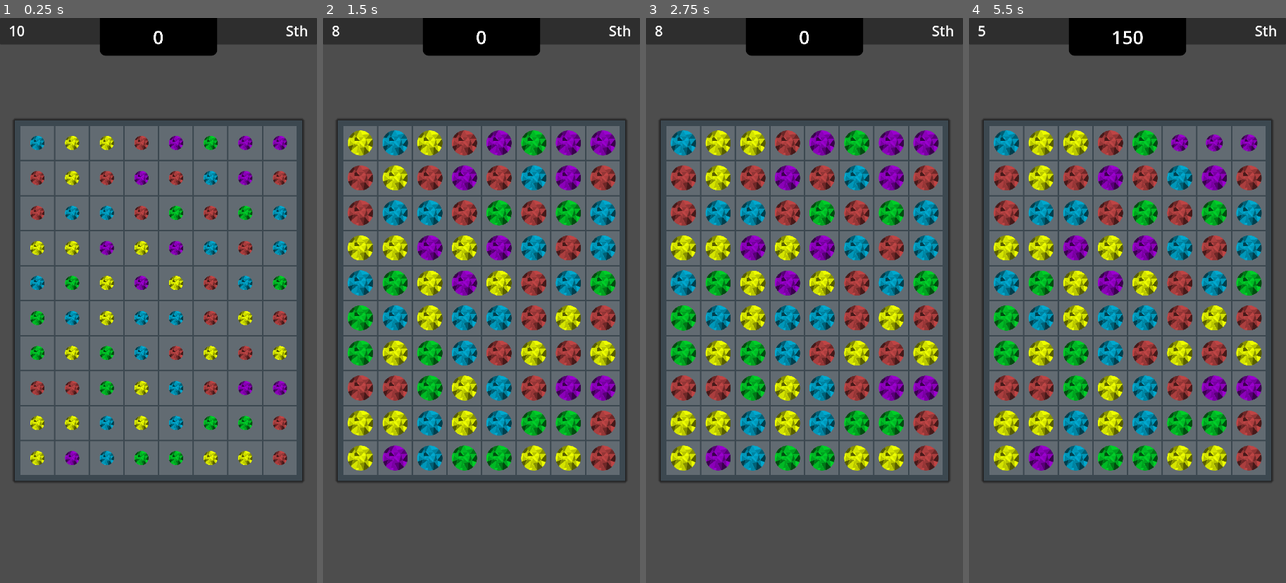
Above: before the commit, frames 1-4 (left to right).
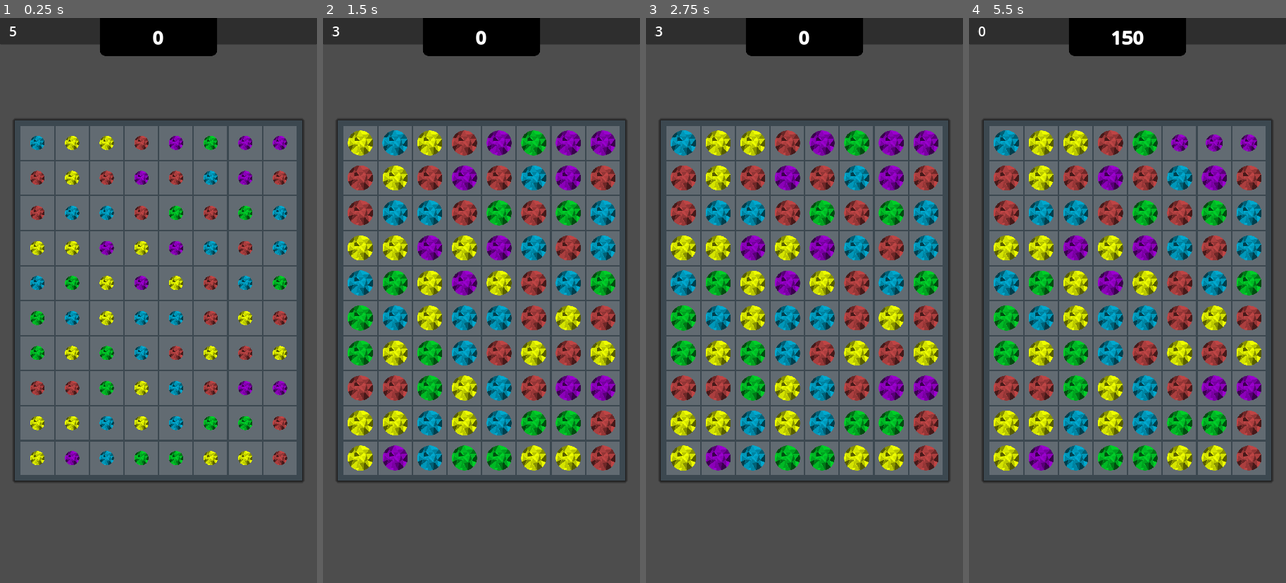
Above: after the commit, the same moments.

Repository: kuma-gee/holo-crush
Game: Godot game, scene res://src/game.tscn
The game is run twice, just before and just after one commit, with the same random seed, the same clock (stepped at 60 frames per second) and the same inputs. The engine's default icon, where the game draws it, is replaced by a stand-in: a white triangle on a blue panel in a dark square.
Inputs (mouse positions are in pixels of both pictures, inside the frame that each line leads up to):
- Up to frame 1 (0.25 s): no input
- Up to frame 2 (1.5 s): tap Enter at 0.5 s; drag from (361, 142) to (513, 176) at 0.52 s; drag from (395, 142) to (465, 413) at 1.27 s
- Up to frame 3 (2.75 s): move the mouse to (753, 142) at 2.02 s; tap Alt at 2.1 s; click (753, 142) at 2.17 s
- Up to frame 4 (5.5 s): tap Space at 2.75 s; drag from (1111, 142) to (1032, 215) at 2.77 s; drag from (1146, 142) to (1143, 300) at 3.52 s; drag from (1178, 142) to (1079, 159) at 4.27 s; move the mouse to (1213, 142) at 5.02 s; tap Alt at 5.1 s; click (1213, 142) at 5.17 s

The runs differ from the first frame. In frame 1, 1.3% of the frame differs, in the area x 3-97%, y 1-81%; in frame 2, 1.7%; in frame 3, 1.7%; in frame 4, 1.8%, in the area x 2-97%, y 1-81%.

Commit message:
add gameover screen

Diff:
--- a/godot/project.godot
+++ b/godot/project.godot
@@ -30,7 +30,7 @@
 
 window/size/viewport_width=1080
 window/size/viewport_height=1920
-window/stretch/mode="viewport"
+window/stretch/mode="canvas_items"
 window/handheld/orientation=1
 
 [editor_plugins]
--- a/godot/src/game.gd
+++ b/godot/src/game.gd
@@ -3,12 +3,15 @@
 @export var input_blocker: Control
 
 @export var turns_label: Label
-@export var turns := 10
+@export var turns := 5
 
+@export var gameover: Control
+@export var end_score: Label
 @export var score_label: Label
 var score = 0
 
 func _ready():
+	gameover.hide()
 	input_blocker.hide()
 	turns_label.text = str(turns)
 	score_label.text = str(score)
@@ -21,15 +24,21 @@
 func _on_grid_processing_finished():
 	if turns > 0:
 		input_blocker.hide()
+	else:
+		_on_gameover()
 
+func _on_gameover():
+	end_score.text = tr("Score") + ": " + str(score)
+	gameover.show()
 
 func _on_grid_swapped():
 	turns -= 1
 	turns_label.text = str(turns)
-	if turns <= 0:
-		pass
-
 
 func _on_grid_scored(value):
 	score += value
 	score_label.text = str(score)
+
+
+func _on_restart_pressed():
+	get_tree().reload_current_scene()
--- a/godot/src/game.tscn
+++ b/godot/src/game.tscn
@@ -4,6 +4,7 @@
 [ext_resource type="Script" path="res://src/game.gd" id="1_vav6y"]
 [ext_resource type="PackedScene" uid="uid://diptf1fbeqwco" path="res://src/grid/slot.tscn" id="2_4abeq"]
 [ext_resource type="Script" path="res://src/grid/grid_ui.gd" id="2_gsofw"]
+[ext_resource type="LabelSettings" uid="uid://vvr077uf4r3l" path="res://src/menu/title_label.tres" id="3_iqyq2"]
 [ext_resource type="Script" path="res://src/grid/match_grid.gd" id="4_egjxx"]
 
 [sub_resource type="StyleBoxFlat" id="StyleBoxFlat_3lwum"]
@@ -11,14 +12,11 @@
 corner_radius_bottom_right = 20
 corner_radius_bottom_left = 20
 
-[sub_resource type="LabelSettings" id="LabelSettings_yxqsm"]
-font_size = 64
-
 [sub_resource type="StyleBoxFlat" id="StyleBoxFlat_ymwg1"]
 bg_color = Color(0.266667, 0.32549, 0.368627, 0.784314)
 shadow_size = 10
 
-[node name="Game" type="Control" node_paths=PackedStringArray("input_blocker", "turns_label", "score_label")]
+[node name="Game" type="Control" node_paths=PackedStringArray("input_blocker", "turns_label", "gameover", "end_score", "score_label")]
 layout_mode = 3
 anchors_preset = 15
 anchor_right = 1.0
@@ -29,6 +27,8 @@
 script = ExtResource("1_vav6y")
 input_blocker = NodePath("CenterContainer/AspectRatioContainer/MarginContainer/MarginContainer2/InputBlocker")
 turns_label = NodePath("PanelContainer/MarginContainer/HBoxContainer/Label2")
+gameover = NodePath("GameOver")
+end_score = NodePath("GameOver/PanelContainer/MarginContainer/VBoxContainer/EndScore")
 score_label = NodePath("MarginContainer/PanelContainer/MarginContainer/Label")
 
 [node name="PanelContainer" type="PanelContainer" parent="."]
@@ -61,7 +61,6 @@
 [node name="Label3" type="Label" parent="PanelContainer/MarginContainer/HBoxContainer"]
 layout_mode = 2
 size_flags_vertical = 0
-text = "Sth"
 
 [node name="MarginContainer" type="MarginContainer" parent="."]
 layout_mode = 1
@@ -91,7 +90,7 @@
 layout_mode = 2
 size_flags_horizontal = 3
 text = "Score"
-label_settings = SubResource("LabelSettings_yxqsm")
+label_settings = ExtResource("3_iqyq2")
 horizontal_alignment = 1
 
 [node name="CenterContainer" type="MarginContainer" parent="."]
@@ -143,7 +142,42 @@
 [node name="Field" type="Node2D" parent="."]
 y_sort_enabled = true
 
+[node name="GameOver" type="CenterContainer" parent="."]
+layout_mode = 1
+anchors_preset = 15
+anchor_right = 1.0
+anchor_bottom = 1.0
+grow_horizontal = 2
+grow_vertical = 2
+
+[node name="PanelContainer" type="PanelContainer" parent="GameOver"]
+layout_mode = 2
+
+[node name="MarginContainer" type="MarginContainer" parent="GameOver/PanelContainer"]
+layout_mode = 2
+theme_override_constants/margin_left = 30
+theme_override_constants/margin_top = 30
+theme_override_constants/margin_right = 30
+theme_override_constants/margin_bottom = 30
+
+[node name="VBoxContainer" type="VBoxContainer" parent="GameOver/PanelContainer/MarginContainer"]
+layout_mode = 2
+
+[node name="Label" type="Label" parent="GameOver/PanelContainer/MarginContainer/VBoxContainer"]
+layout_mode = 2
+text = "Gameover"
+label_settings = ExtResource("3_iqyq2")
+
+[node name="EndScore" type="Label" parent="GameOver/PanelContainer/MarginContainer/VBoxContainer"]
+layout_mode = 2
+text = "Score: "
+
+[node name="Restart" type="Button" parent="GameOver/PanelContainer/MarginContainer/VBoxContainer"]
+layout_mode = 2
+text = "Restart"
+
 [connection signal="processing" from="CenterContainer/AspectRatioContainer/MarginContainer/MarginContainer2/Grid" to="." method="_on_grid_processing"]
 [connection signal="processing_finished" from="CenterContainer/AspectRatioContainer/MarginContainer/MarginContainer2/Grid" to="." method="_on_grid_processing_finished"]
 [connection signal="scored" from="CenterContainer/AspectRatioContainer/MarginContainer/MarginContainer2/Grid" to="." method="_on_grid_scored"]
 [connection signal="swapped" from="CenterContainer/AspectRatioContainer/MarginContainer/MarginContainer2/Grid" to="." method="_on_grid_swapped"]
+[connection signal="pressed" from="GameOver/PanelContainer/MarginContainer/VBoxContainer/Restart" to="." method="_on_restart_pressed"]
--- /dev/null
+++ b/godot/src/menu/title_label.tres
@@ -0,0 +1,5 @@
+[gd_resource type="LabelSettings" format=3 uid="uid://vvr077uf4r3l"]
+
+[resource]
+font_size = 64
+outline_size = 8
